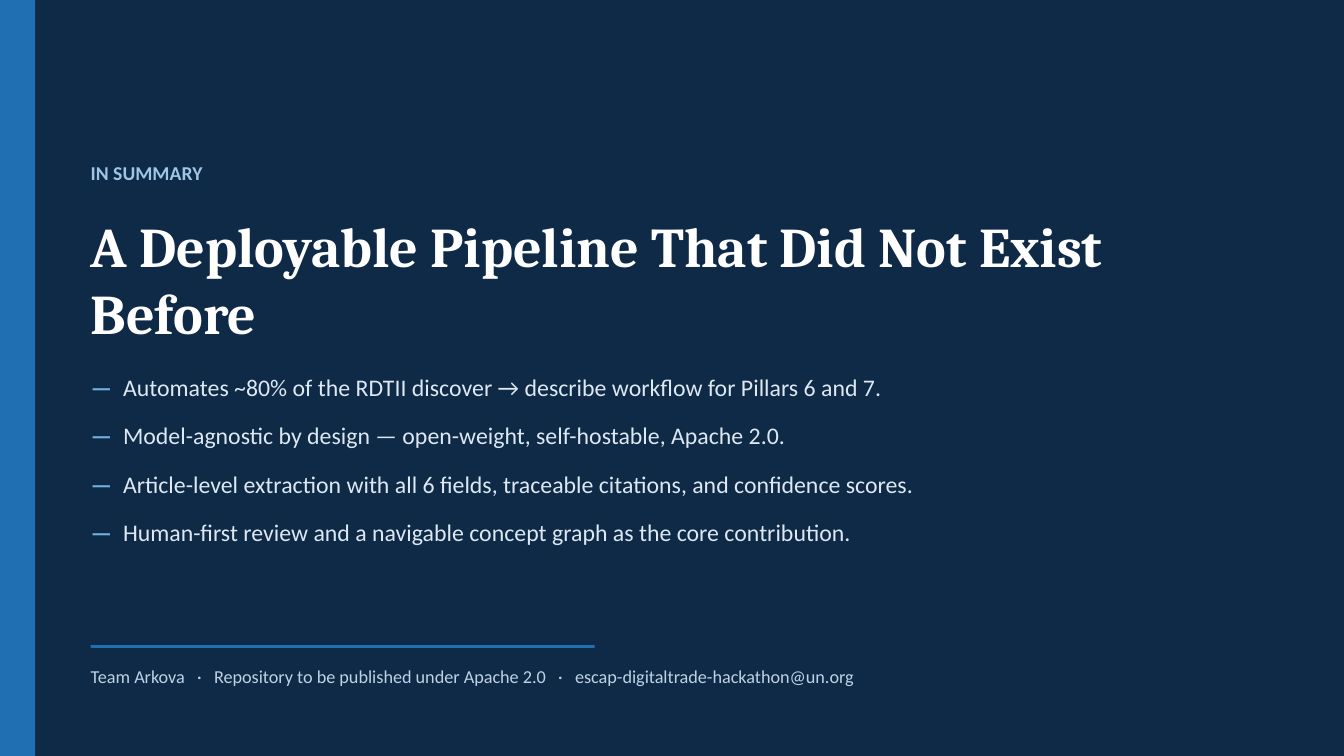
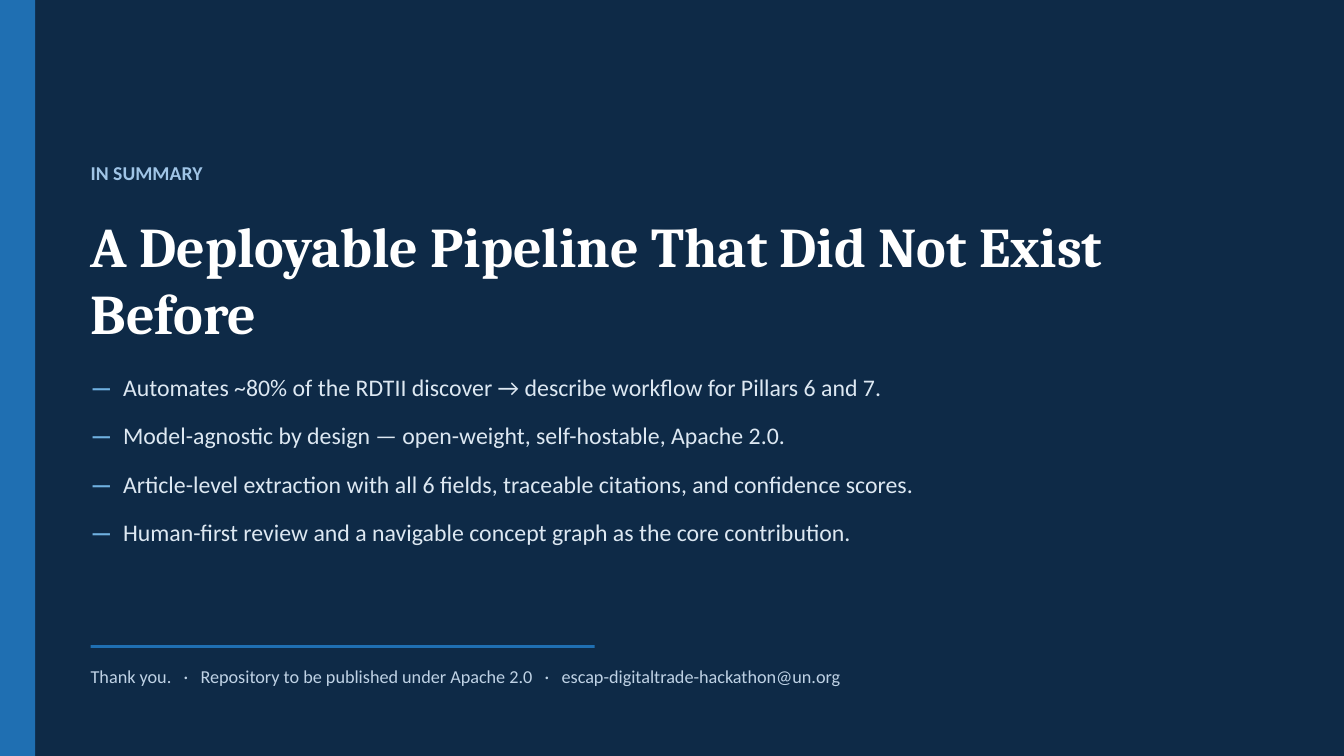
Before and after one commit to JohnAndrewBalbarosa/rdtii-autoextract, a slide deck: slide 10 of docs/RDTII_AutoExtract.pptx. Drawn at 1344x756 pixels with LibreOffice and Linux fonts; fonts in the diff are those of the drawing. Boxes give left, top, right and bottom in pixels: in the first picture for what was removed or moved away, otherwise in the second. Text is boxed around its words. In the diff, an @@ line names an element or a change of style, - is before the commit and + after.

```diff
--- a/docs/RDTII_AutoExtract.pptx
+++ b/docs/RDTII_AutoExtract.pptx
@@ text at [91, 670, 841, 686]: text changed @@
-Team Arkova · Repository to be published under Apache 2.0 · escap-digitaltrade-hackathon@un.org
+Thank you. · Repository to be published under Apache 2.0 · escap-digitaltrade-hackathon@un.org
```
Also in this commit, not shown: 8 other slides changed, 1 slide added, 1 slide removed, 7 other files.
